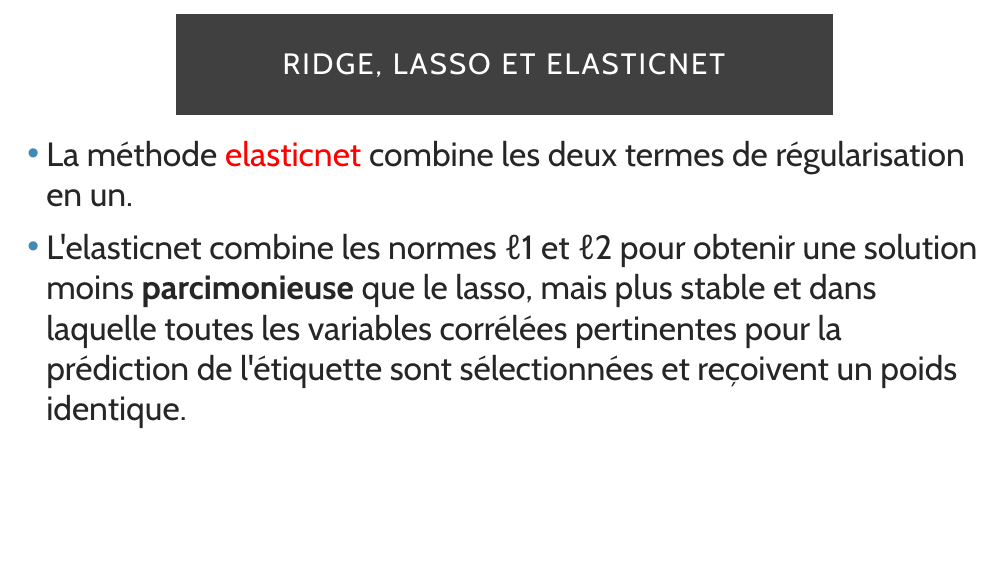
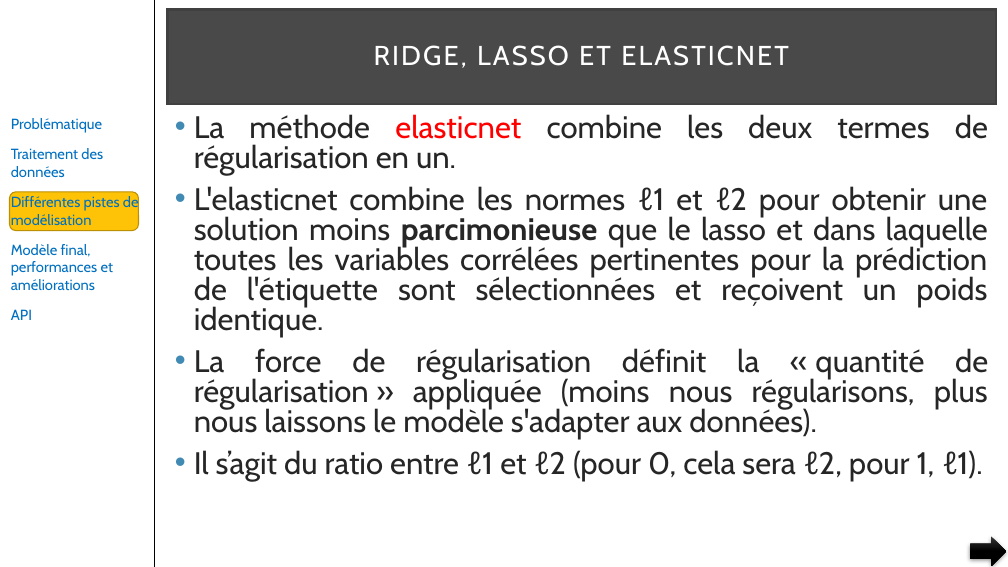
Before and after one commit to pfroide/python, a slide deck: slide 22 of Projet_4/p4.pptx (slide 21 before the commit). Drawn at 1008x567 pixels with LibreOffice and Linux fonts; fonts in the diff are those of the drawing. Boxes give left, top, right and bottom in pixels: in the first picture for what was removed or moved away, otherwise in the second. Text is boxed around its words. In the diff, an @@ line names an element or a change of style, - is before the commit and + after.

Commit message:
Version finale

```diff
--- a/Projet_4/p4.pptx
+++ b/Projet_4/p4.pptx
@@ line added from (154, 0) to (154, 567), #000000 1 pt @@
@@ title "RIDGE, LASSO ET ELASTICNET": place and size @@
-title "RIDGE, LASSO ET ELASTICNET" at [177,16,832,114]
+title "RIDGE, LASSO ET ELASTICNET" at [167,10,996,104]
@@ title "RIDGE, LASSO ET ELASTICNET" at [167,10,996,104]: size 28 to 26 pt; fill #000000 at 75% opacity to #0D0D0D at 75% opacity @@
@@ text added at [11,118,139,320], 14 pt, text #0070C0 @@
+Problématique
+Traitement des données
+Différentes pistes de modélisation
+Modèle final, performances et améliorations
+API
@@ text "La méthode elasticnet combine les ...": place and size @@
-text "La méthode elasticnet combine les ..." at [46,140,978,428]
+text "La méthode elasticnet combine les ..." at [194,114,988,482]
@@ text at [194,114,988,175]: size 32 to 29.6 pt in "La méthode elasticnet combine les deux termes ..."; alignment left to justified; line spacing 1 to 0.8 @@
@@ rounded rectangle added at [10,192,139,231], fill #FEC306, outline #BC9004 1 pt @@
@@ text at [194,186,988,482]: text changed; size 32 to 29.6 pt @@
-• L'elasticnet combine les normes ℓ1 et ℓ2 pour obtenir une solution moins parcimonieuse que le lasso, mais plus stable et dans laquelle toutes les variables corrélées pertinentes pour la prédiction de l'étiquette sont sélectionnées et reçoivent un poids identique.
+• L'elasticnet combine les normes ℓ1 et ℓ2 pour obtenir une solution moins parcimonieuse que le lasso et dans laquelle toutes les variables corrélées pertinentes pour la prédiction de l'étiquette sont sélectionnées et reçoivent un poids identique.
+• La force de régularisation définit la « quantité de régularisation » appliquée (moins nous régularisons, plus nous laissons le modèle s'adapter aux données).
+• Il s’agit du ratio entre ℓ1 et ℓ2 (pour 0, cela sera ℓ2, pour 1, ℓ1).
@@ right arrow added at [971,537,1006,566], fill gradient #393939 to #000000 @@
```
Also in this commit, not shown: 27 other slides changed, 10 slides added, 6 slides removed.
